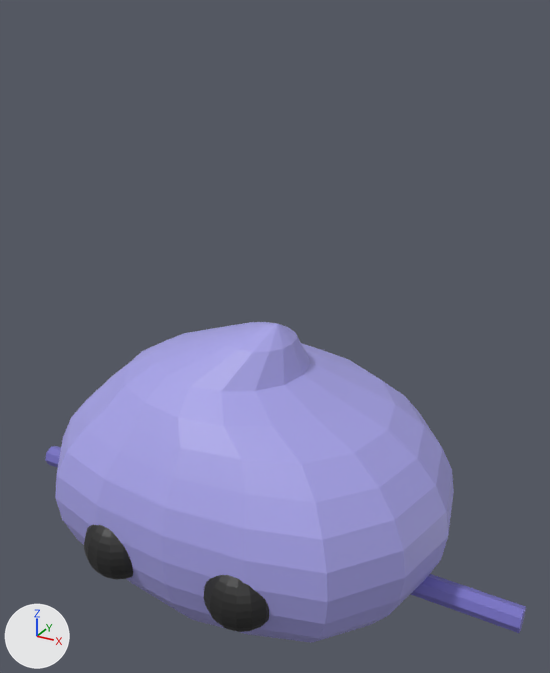
Before and after pictures for a commit that changed the glTF model public/assets/pom/pom.glb.
Rendered twice from a camera (50 mm lens) standing at (0.542, -0.85, 0.99) and looking at (0.021, 0.097, 0.516). The lights are fixed; the arrows at lower left show +X, +Y and +Z.

The first picture shows 'Arms', 'Body', 'Eyes'.
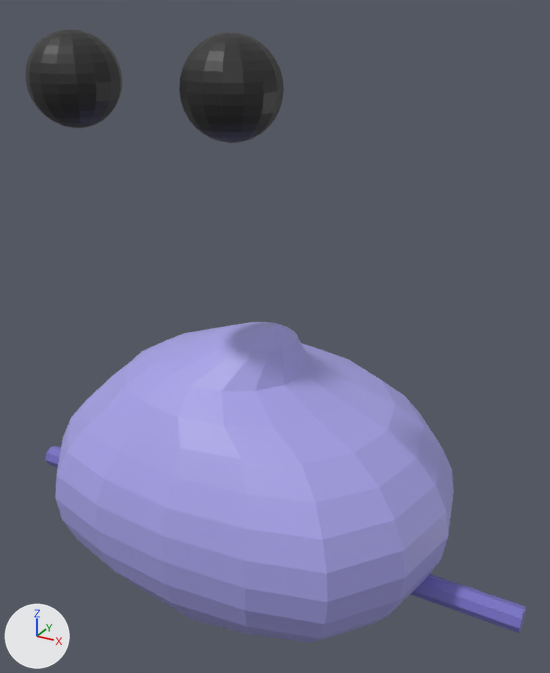
The newer file is also rescaled (x0.287) as a whole; pictures and numbers use the older file's frame.

What differs and where, as boxes [x1, y1, x2, y2] in the pictures (550 x 673 px):
'Eyes', moved
    before: [84, 524, 269, 632]
    after: [26, 29, 284, 143]

The edits, one by one:
Object 'Eyes' (ob_eyes) moves from (0.0, 0.0, 0.0) to (0.0, 0.0, 0.659).
